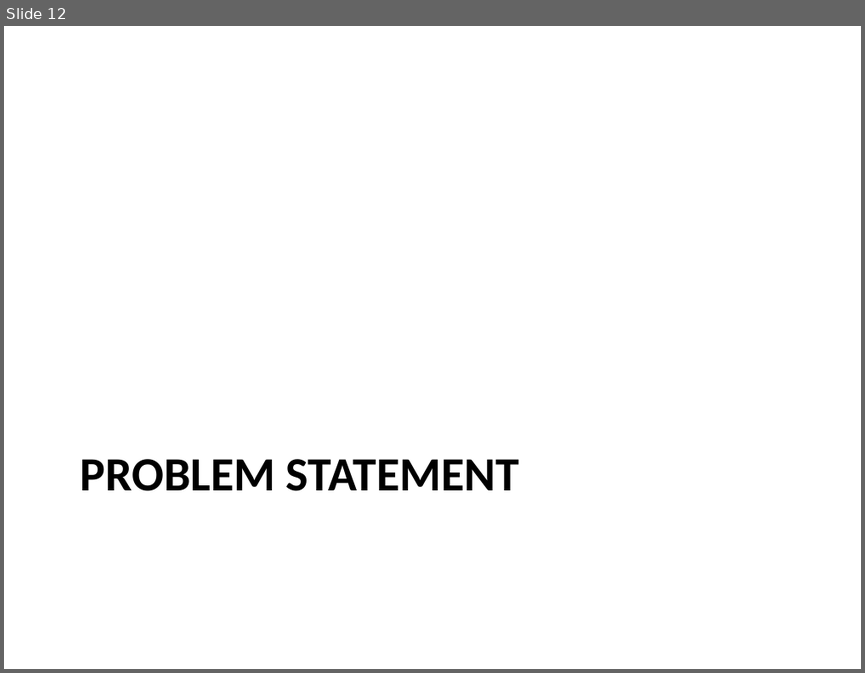
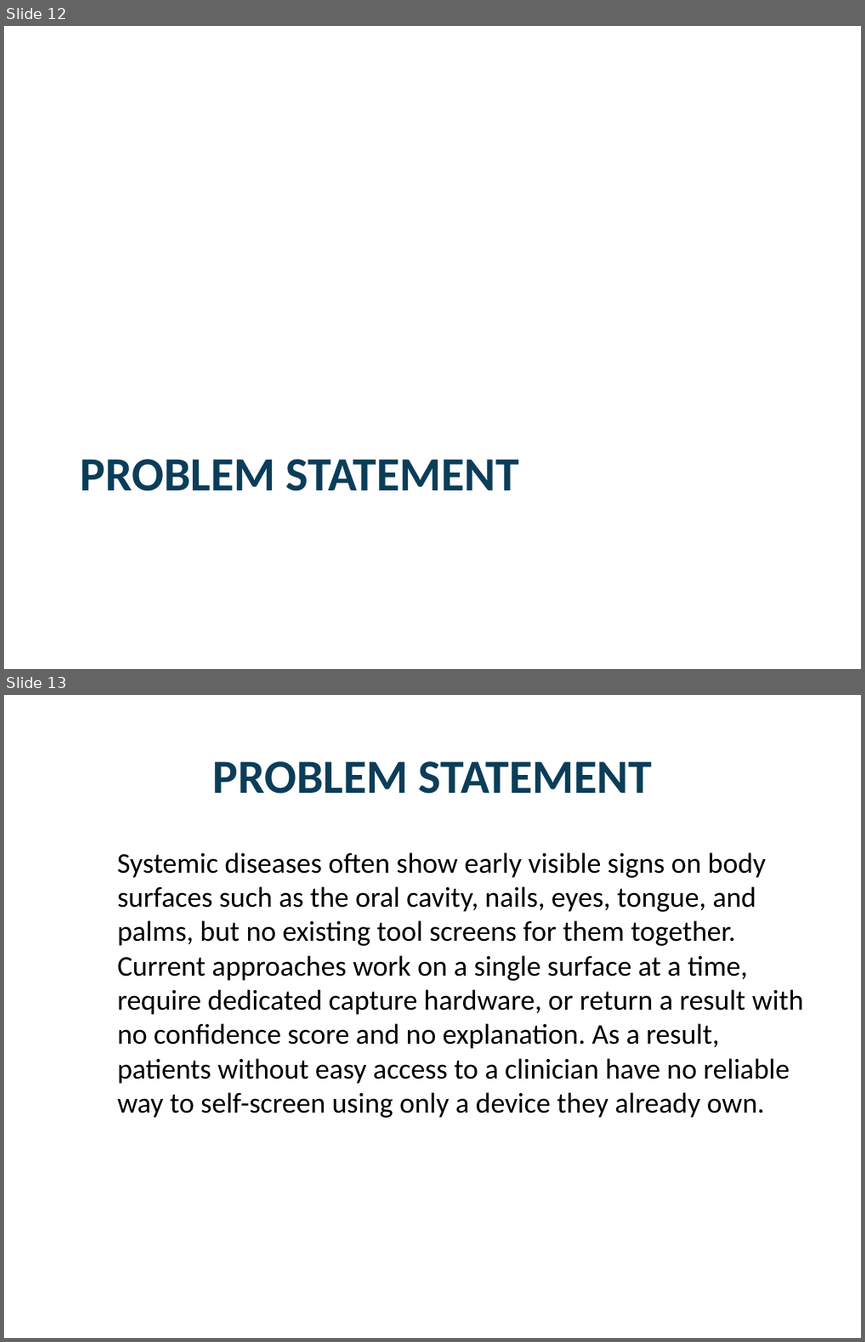
Before and after one commit to Jaffar-Kazmi/BodyScan, a slide deck: docs/proposal/slides.pptx. Shown one above the other, each under a label of ours: slide 12 before the commit, slides 12 and 13 after it. The pictures are 865x673 and 865x1342 pixels, drawn with LibreOffice and Linux fonts; fonts in the diff are those of the drawing; background and template pictures are left out. Boxes give left, top, right and bottom in pixels: in the first picture for what was removed or moved away, otherwise in the second. Text is boxed around its words. In the diff, an @@ line names an element or a change of style, - is before the commit and + after.

```diff
--- a/docs/proposal/slides.pptx
+++ b/docs/proposal/slides.pptx
@@ slide 13 added at (4,695,861,1338), background picture (left out) @@
@@ title added at (213,761,652,794), 40 pt, text #0B3D59, bold @@
+PROBLEM STATEMENT
@@ text added at (117,852,804,1117), 24 pt, text #000000 @@
+Systemic diseases often show early visible signs on body surfaces such as the oral cavity, nails, eyes, tongue, and palms, but no existing tool screens for them together. Current approaches work on a single surface at a time, require dedicated capture hardware, or return a result with no confidence score and no explanation. As a result, patients without easy access to a clinician have no reliable way to self-screen using only a device they already own.
@@ slide 12 changed as well @@
@@ title "PROBLEM STATEMENT" at (80,459,519,491): text colour #000000 to #0B3D59 @@
```
Also in this commit, not shown: 13 other slides changed, 8 other slides added, 5 slides removed.
